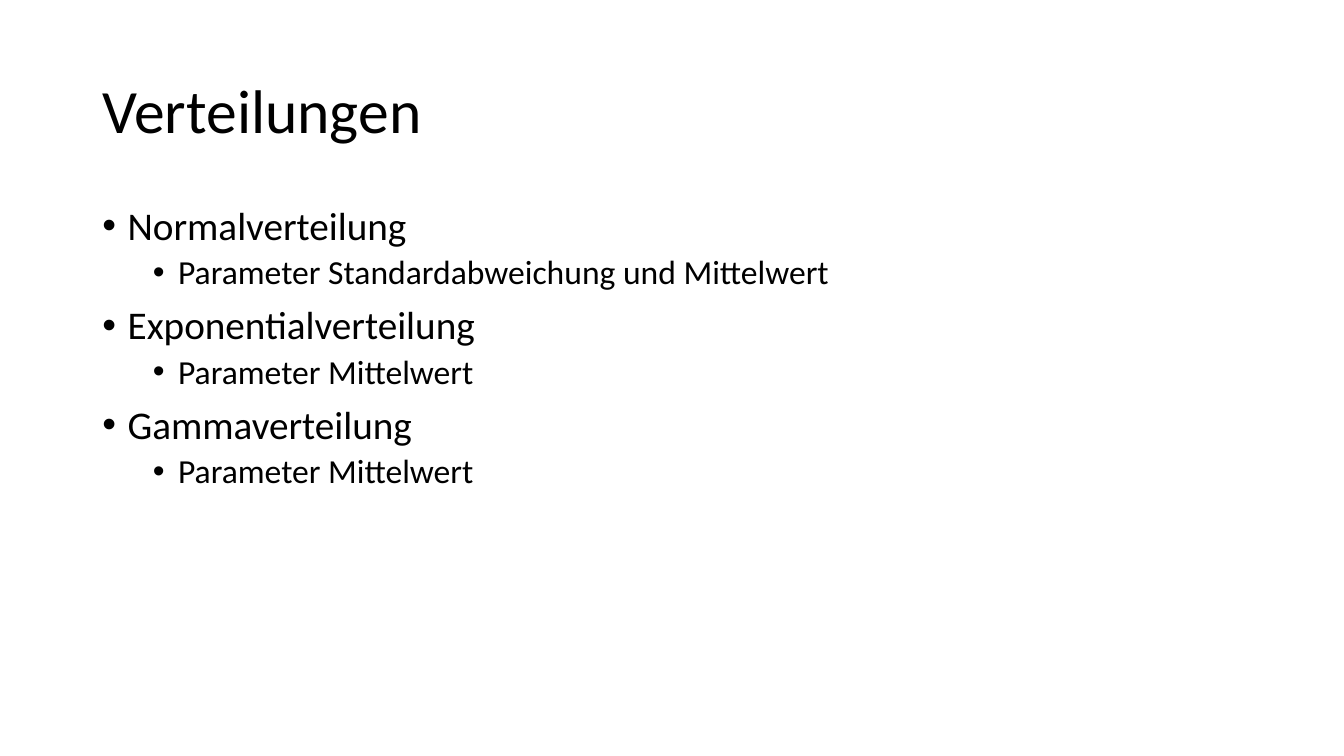
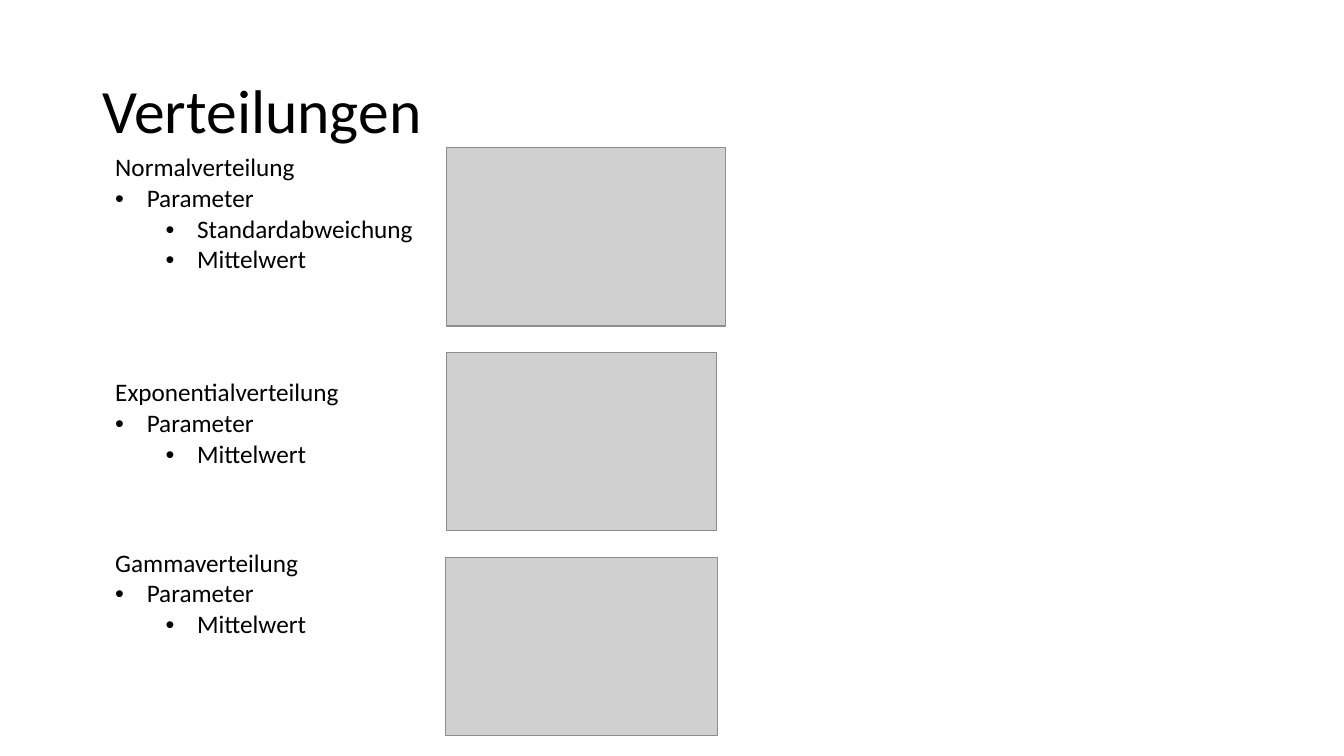
Before and after one commit to tmandelz/Steinschlag-Wahrscheinlichkeit, a slide deck: slide 3 of Präsentation/Methodik und Werkzeuge.pptx (slide 4 before the commit). Drawn at 1344x756 pixels with LibreOffice and Linux fonts; fonts in the diff are those of the drawing; grey boxes stand for pictures. Boxes give left, top, right and bottom in pixels: in the first picture for what was removed or moved away, otherwise in the second. Text is boxed around its words. In the diff, an @@ line names an element or a change of style, - is before the commit and + after.

```diff
--- a/Präsentation/Methodik und Werkzeuge.pptx
+++ b/Präsentation/Methodik und Werkzeuge.pptx
@@ table added at box(105, 147, 1214, 709), 3 rows, 2 columns @@
+Normalverteilung / Parameter / Standardabweichung / Mittelwert | 
+Exponentialverteilung / Parameter / Mittelwert | 
+Gammaverteilung / Parameter / Mittelwert | 
@@ picture added at box(447, 147, 726, 326) @@
@@ text removed at box(128, 212, 829, 484) @@
-• Normalverteilung
-  • Parameter Standardabweichung und Mittelwert
-• Exponentialverteilung
-  • Parameter Mittelwert
-• Gammaverteilung
-  • Parameter Mittelwert
@@ picture added at box(447, 352, 717, 530) @@
@@ picture added at box(446, 558, 718, 736) @@
```
Also in this commit, not shown: 2 other slides changed.
